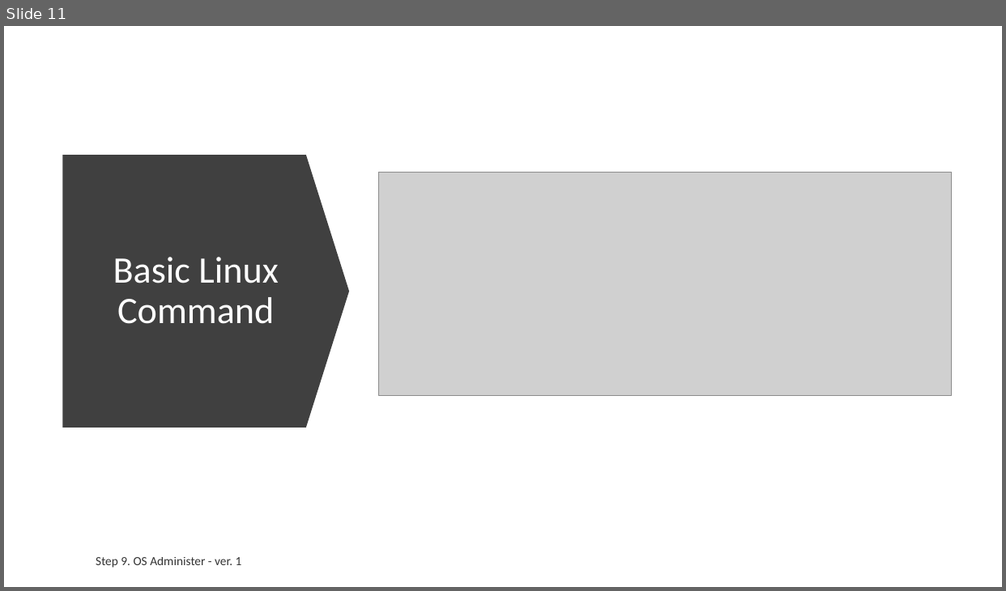
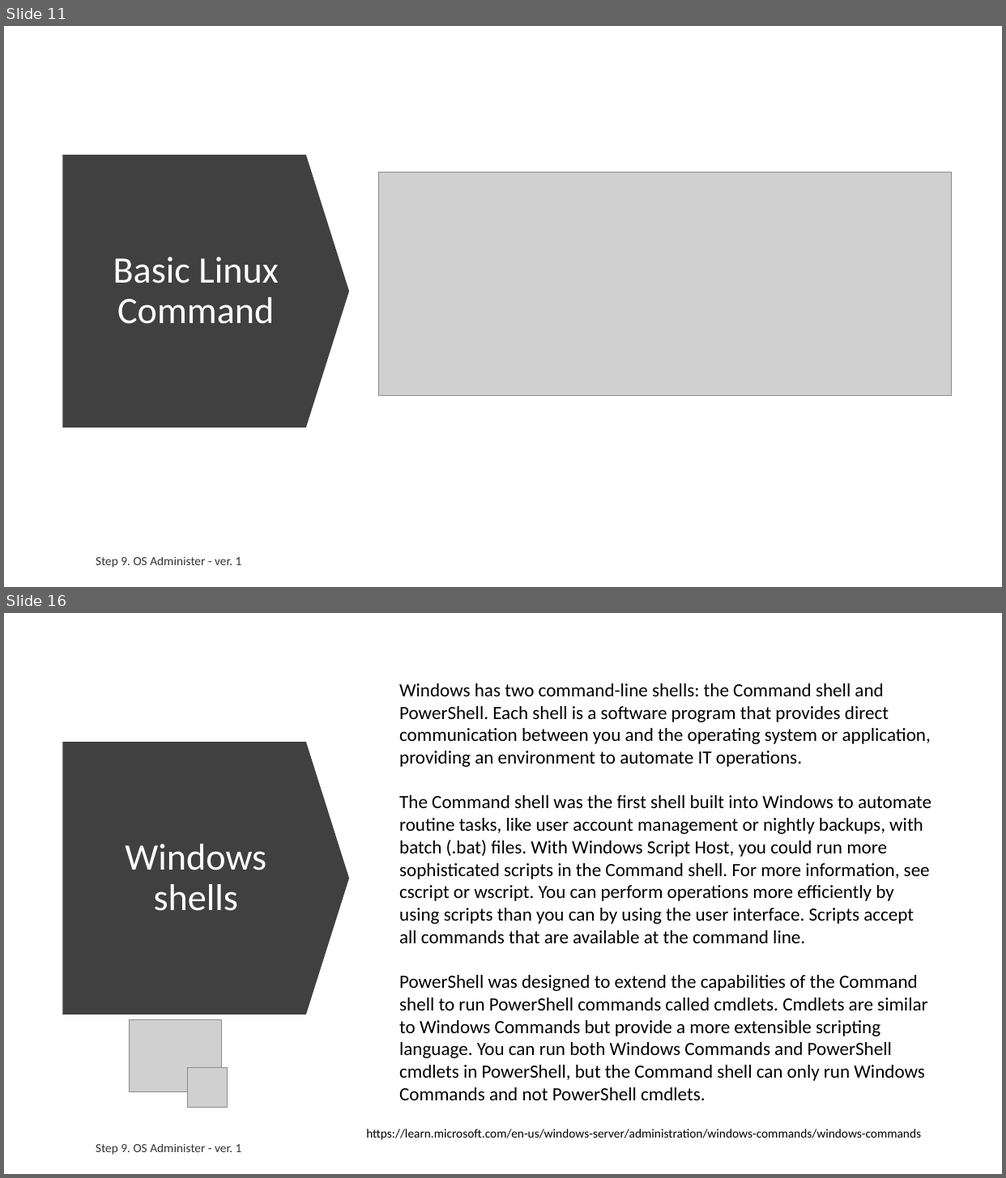
Before and after one commit to ext4dmin/DevOps-Mentorship, a slide deck: Step09-OS_Administer_speach.pptx. Shown one above the other, each under a label of ours: slide 11 before the commit, slides 11 and 16 after it; the slides between them are not shown. The pictures are 1006x591 and 1006x1178 pixels, drawn with LibreOffice and Linux fonts; fonts in the diff are those of the drawing; grey boxes stand for pictures. Boxes give left, top, right and bottom in pixels: in the first picture for what was removed or moved away, otherwise in the second. Text is boxed around its words. In the diff, an @@ line names an element or a change of style, - is before the commit and + after.

Commit message:
Step 9. OS Administer
Windows OS is Done.

```diff
--- a/Step09-OS_Administer_speach.pptx
+++ b/Step09-OS_Administer_speach.pptx
@@ slide 16 added at [4,613,1002,1174], background #FFFFFF @@
@@ text added at [399,683,931,1101], 18 pt, text #000000 @@
+Windows has two command-line shells: the Command shell and PowerShell. Each shell is a software program that provides direct communication between you and the operating system or application, providing an environment to automate IT operations.
+The Command shell was the first shell built into Windows to automate routine tasks, like user account management or nightly backups, with batch (.bat) files. With Windows Script Host, you could run more sophisticated scripts in the Command shell. For more information, see cscript or wscript. You can perform operations more efficiently by using scripts than you can by using the user interface. Scripts accept all commands that are available at the command line.
+PowerShell was designed to extend the capabilities of the Command shell to run PowerShell commands called cmdlets. Cmdlets are similar to Windows Commands but provide a more extensible scripting language. You can run both Windows Commands and PowerShell cmdlets in PowerShell, but the Command shell can only run Windows Commands and not PowerShell cmdlets.
@@ down arrow added at [63,742,350,1015], fill #404040 @@
@@ title added at [125,844,266,911], 36 pt, text #FFFFFF @@
+Windows shells
@@ picture added at [129,1020,222,1093] @@
@@ picture added at [187,1067,228,1108] @@
@@ text added at [96,1144,242,1155], 12 pt, text #000000 at 80% opacity @@
+Step 9. OS Administer - ver. 1
@@ text added at [366,1129,921,1140], 12 pt, text #000000 @@
+https://learn.microsoft.com/en-us/windows-server/administration/windows-commands/windows-commands
```
Also in this commit, not shown: 1 slide changed, 5 other slides added, 2 other files.
